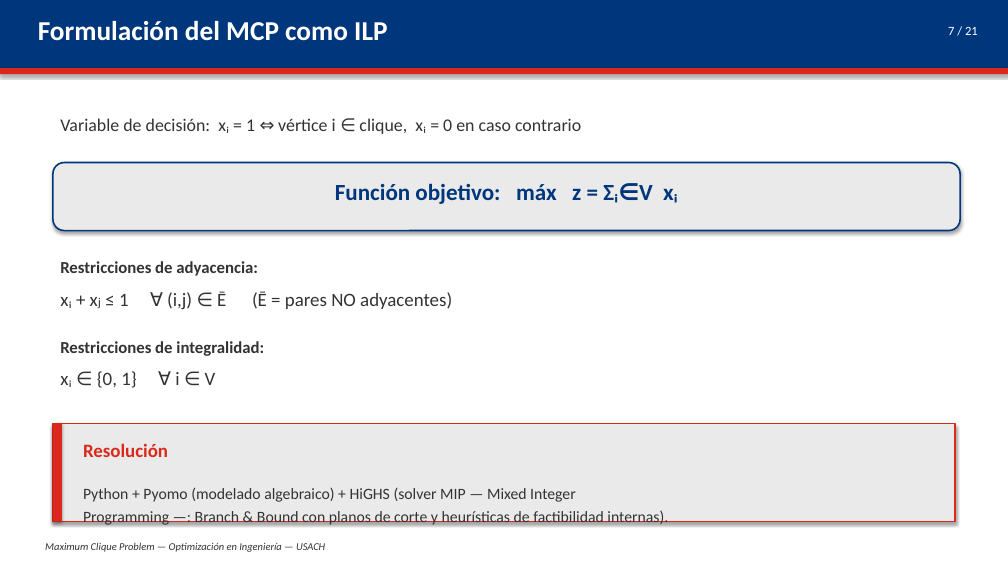
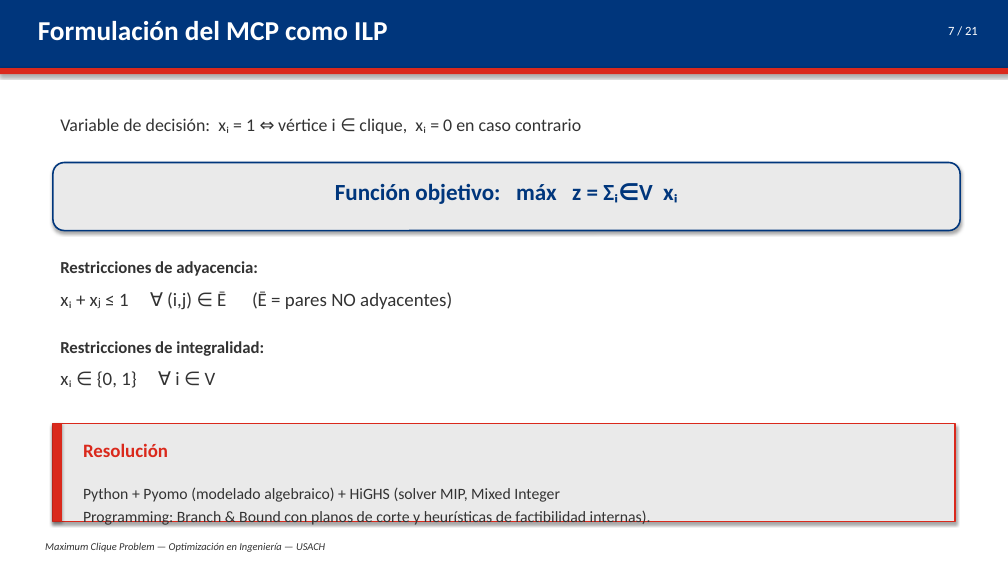
Before and after one commit to dmm-usach/lab-opti, a slide deck: slide 7 of presentacion/Presentacion_MCP.pptx. Drawn at 1008x567 pixels with LibreOffice and Linux fonts; fonts in the diff are those of the drawing. Boxes give left, top, right and bottom in pixels: in the first picture for what was removed or moved away, otherwise in the second. Text is boxed around its words. In the diff, an @@ line names an element or a change of style, - is before the commit and + after.

```diff
--- a/presentacion/Presentacion_MCP.pptx
+++ b/presentacion/Presentacion_MCP.pptx
@@ text at (83, 487, 651, 525): text changed @@
-Python + Pyomo (modelado algebraico) + HiGHS (solver MIP — Mixed Integer
-Programming —: Branch & Bound con planos de corte y heurísticas de factibilidad internas).
+Python + Pyomo (modelado algebraico) + HiGHS (solver MIP, Mixed Integer
+Programming: Branch & Bound con planos de corte y heurísticas de factibilidad internas).
```
Also in this commit, not shown: 2 other slides changed, 5 other files.
